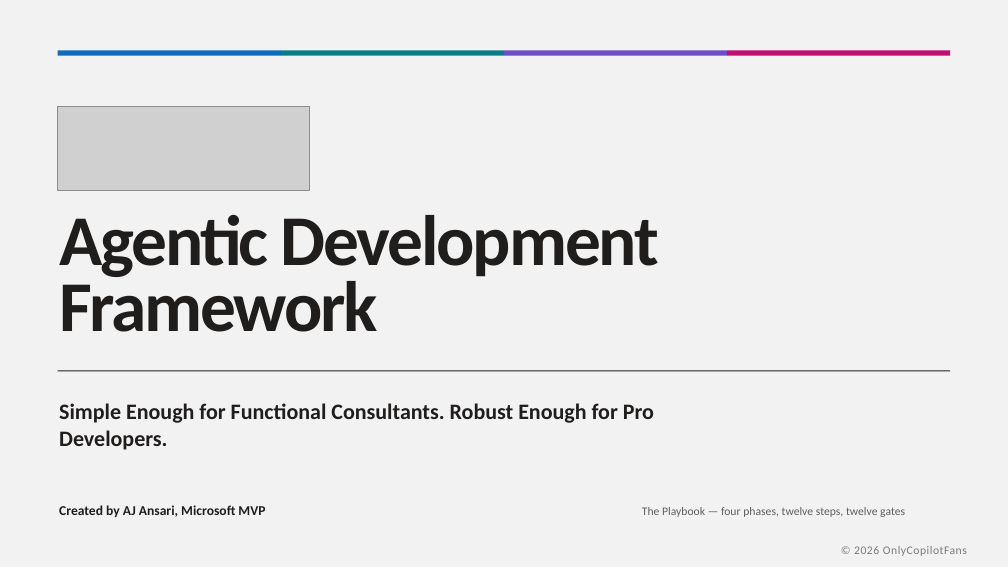
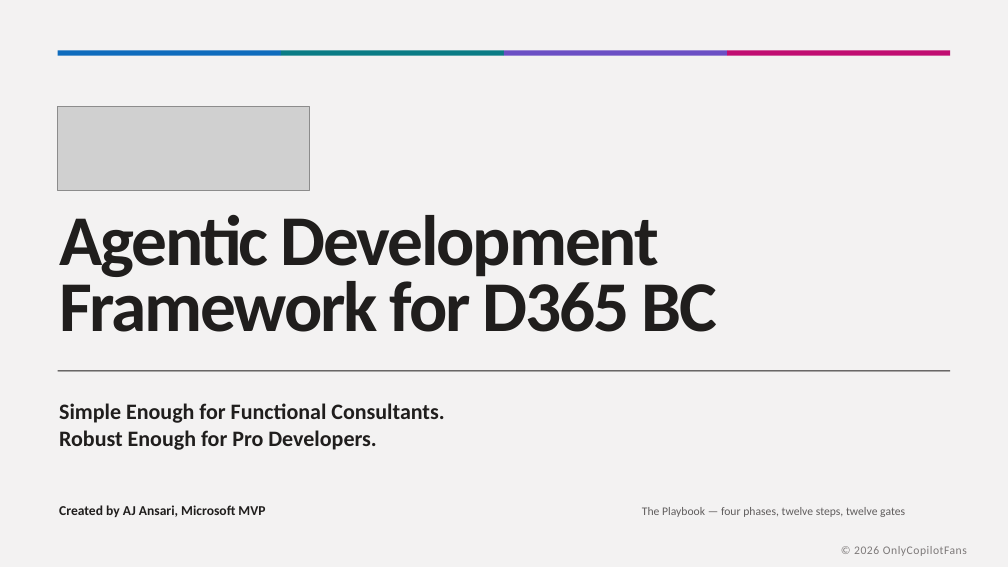
Before and after one commit to ajansari/ocpfBcAgenticDevFramework, a slide deck: slide 1 of slidedecks/PPT - OCPF BC Agentic Dev Framework.pptx. Drawn at 1008x567 pixels with LibreOffice and Linux fonts; fonts in the diff are those of the drawing; grey boxes stand for pictures. Boxes give left, top, right and bottom in pixels: in the first picture for what was removed or moved away, otherwise in the second. Text is boxed around its words. In the diff, an @@ line names an element or a change of style, - is before the commit and + after.

```diff
--- a/slidedecks/PPT - OCPF BC Agentic Dev Framework.pptx
+++ b/slidedecks/PPT - OCPF BC Agentic Dev Framework.pptx
@@ text at [59, 215, 718, 332]: text changed @@
-Agentic Development Framework
+Agentic Development Framework for D365 BC
@@ text at [59, 403, 444, 450]: text changed @@
-Simple Enough for Functional Consultants. Robust Enough for Pro Developers.
+Simple Enough for Functional Consultants.
+Robust Enough for Pro Developers.
```
Also in this commit, not shown: 3 other slides changed, 1 other file.
